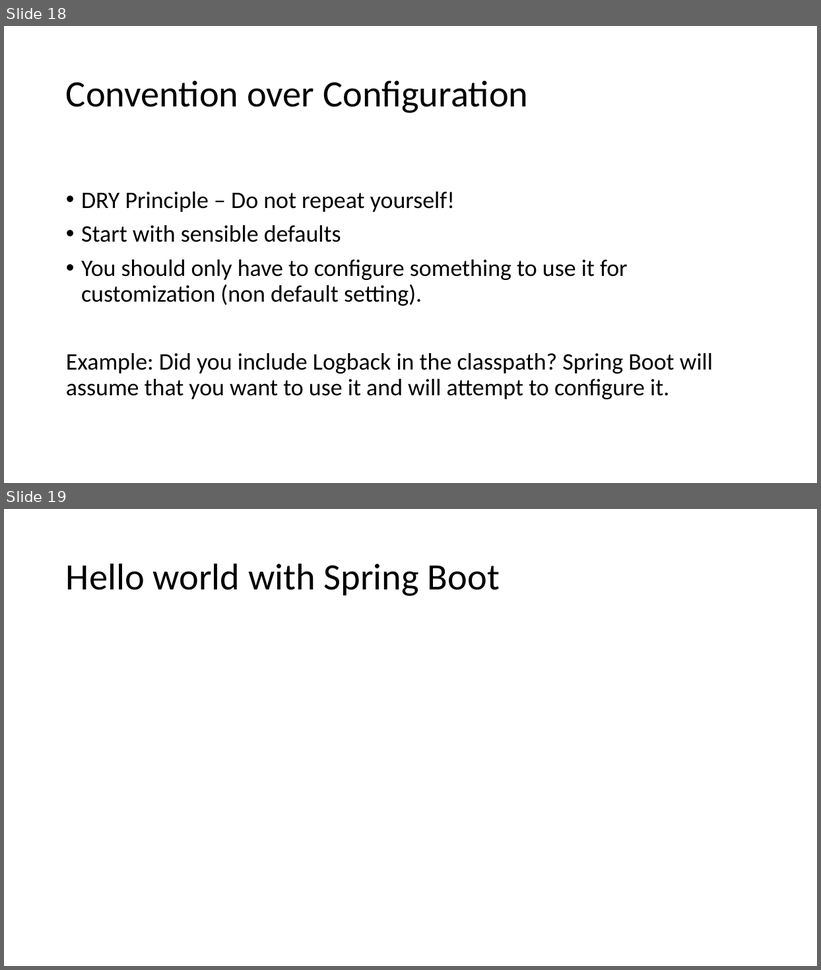
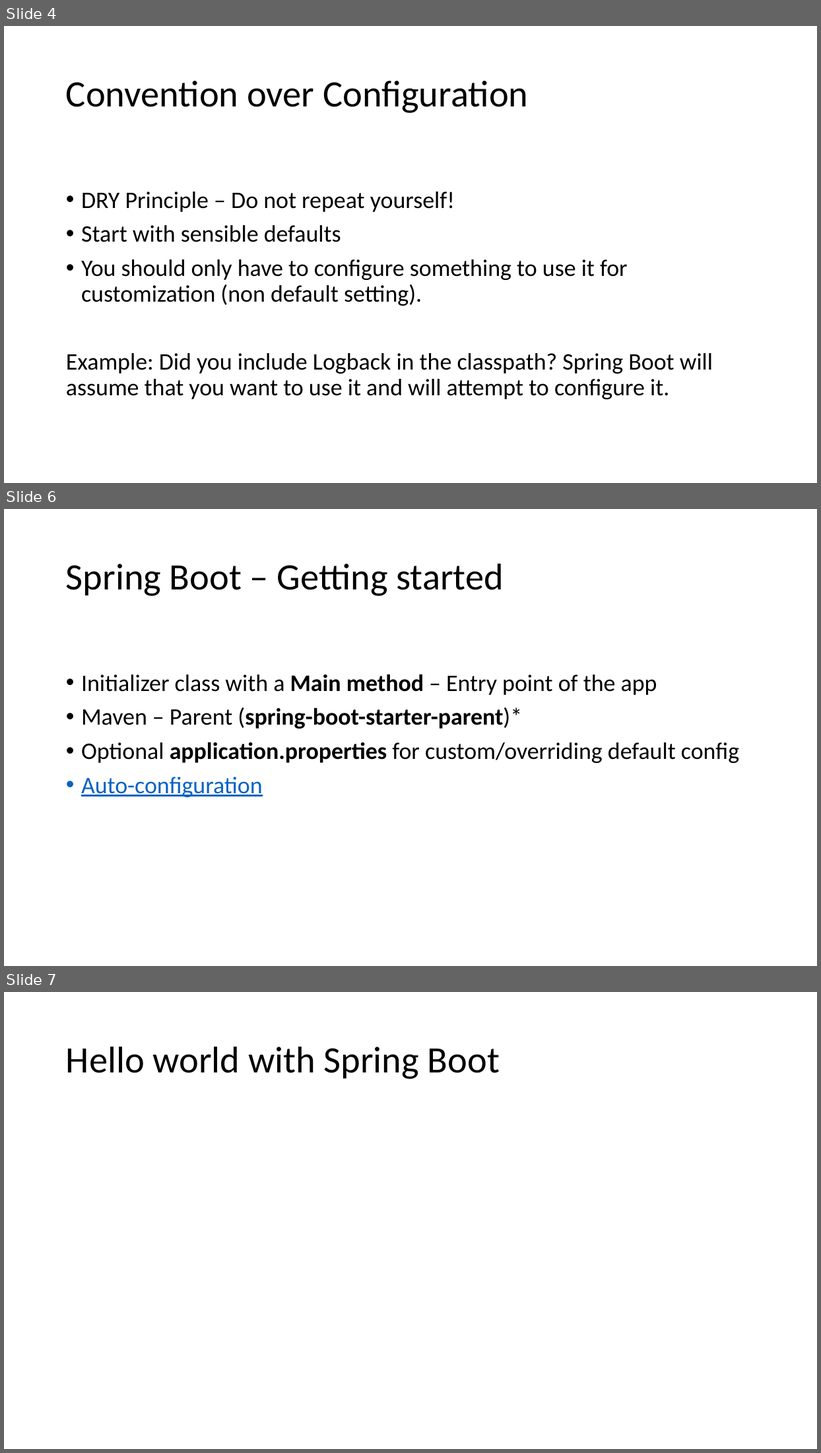
Before and after one commit to batchu/spring-boot-ujug, a slide deck: Spring Boot.pptx. Shown one above the other, each under a label of ours: slides 18 and 19 before the commit, slides 4, 6 and 7 after it; the slides between them are not shown. The pictures are 821x970 and 821x1453 pixels, drawn with LibreOffice and Linux fonts; fonts in the diff are those of the drawing. Boxes give left, top, right and bottom in pixels: in the first picture for what was removed or moved away, otherwise in the second. Text is boxed around its words. In the diff, an @@ line names an element or a change of style, - is before the commit and + after.

Commit message:
Spring boot content

```diff
--- a/Spring Boot.pptx
+++ b/Spring Boot.pptx
@@ slide 6 added at (4, 509, 817, 966), background #FFFFFF @@
@@ title added at (66, 563, 503, 596), 44 pt, text #000000 @@
+Spring Boot – Getting started
@@ text added at (81, 674, 739, 797), 28 pt, text #000000 @@
+• Initializer class with a Main method – Entry point of the app
+• Maven – Parent (spring-boot-starter-parent)*
+• Optional application.properties for custom/overriding default config
+• Auto-configuration
@@ what was slide 18 is now slide 4 @@
@@ what was slide 19 is now slide 7 @@
```
Also in this commit, not shown: 2 slides changed, 3 other slides added, 1 slide removed.
